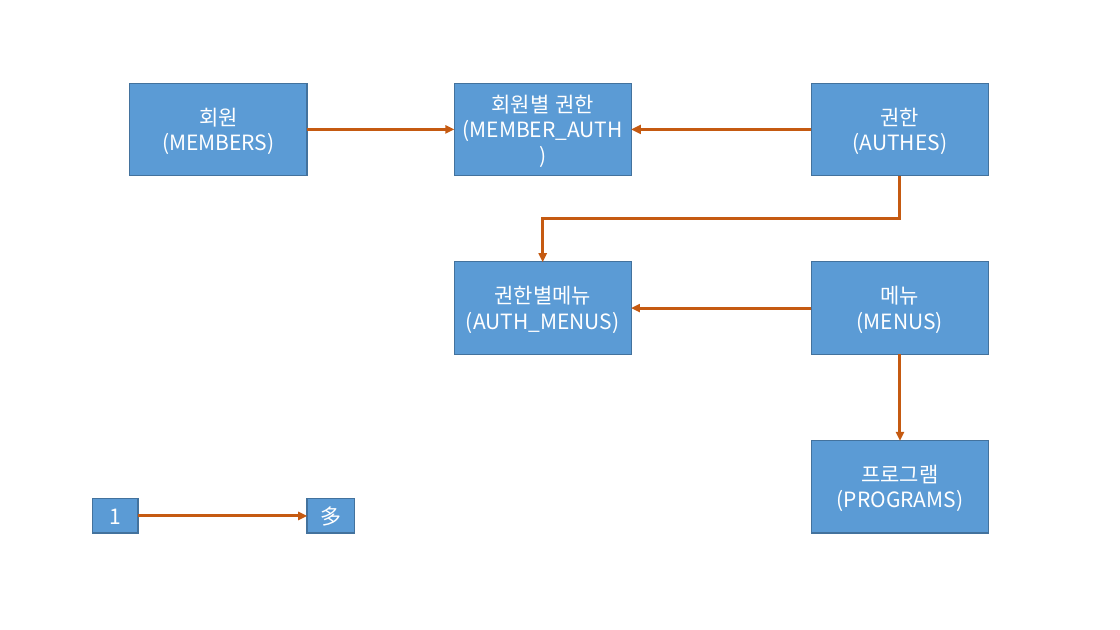
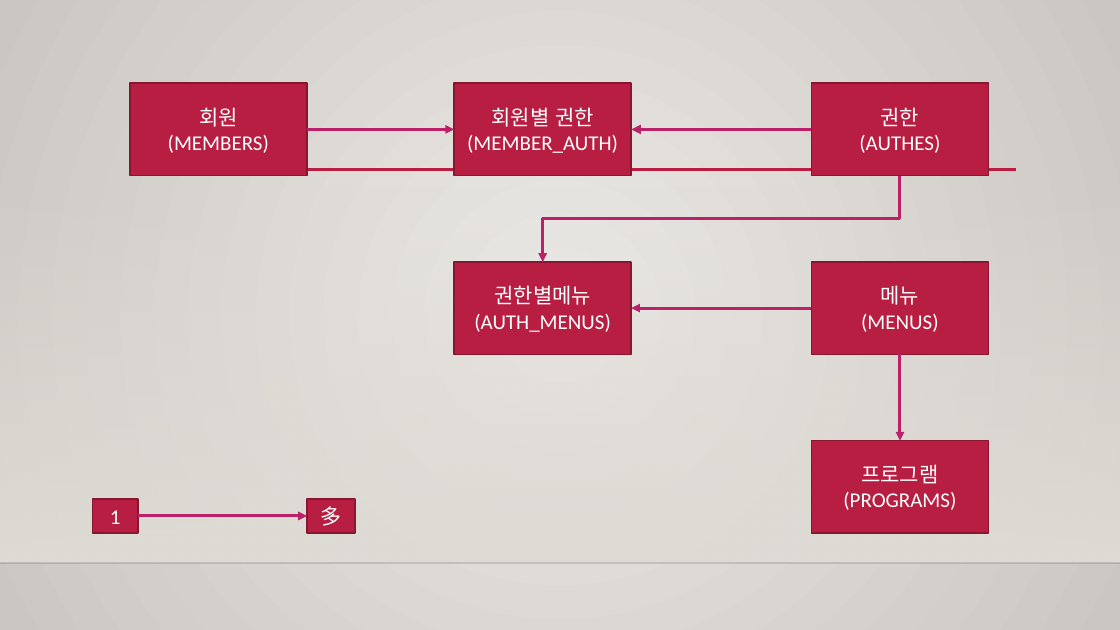
Before and after one commit to SniperDitto/save, a slide deck: slide 2 of 2022JAVA_YSH 1/자료 (1) (1)/권한관리 데이터베이스.pptx. Drawn at 1120x630 pixels with LibreOffice and Linux fonts; fonts in the diff are those of the drawing; background and template pictures are left out. Boxes give left, top, right and bottom in pixels: in the first picture for what was removed or moved away, otherwise in the second. Text is boxed around its words. In the diff, an @@ line names an element or a change of style, - is before the commit and + after.

```diff
--- a/2022JAVA_YSH 1/자료 (1) (1)/권한관리 데이터베이스.pptx
+++ b/2022JAVA_YSH 1/자료 (1) (1)/권한관리 데이터베이스.pptx
@@ background #FFFFFF to gradient #ECEAE7 to #CAC7C1 @@
@@ arrow (307, 129) - (455, 129): stroke #C55A11 2.5 pt to #BA2169 2.5 pt @@
@@ arrow (812, 129) - (632, 129): stroke #C55A11 2.75 pt to #BA2169 2.75 pt @@
@@ line added from (134, 170) to (1017, 170), #B71E42 2.5 pt @@
@@ elbow arrow (900, 176) - (543, 262): stroke #C55A11 2.5 pt to #BA2169 2.5 pt @@
@@ rectangle added at [0,186,1120,563], fill gradient #DFDBD5 @@
@@ arrow (812, 308) - (632, 308): stroke #C55A11 2.5 pt to #BA2169 2.5 pt @@
@@ arrow (900, 355) - (900, 441): stroke #C55A11 2.5 pt to #BA2169 2.5 pt @@
@@ font Noto Sans CJK KR to Calibri; fill #5B9BD5 to #B71E42; outline #43739E 1 pt to #871631 1.25 pt in 8 elements at [130,83,308,176], [812,83,989,176], [812,262,989,355], [812,441,989,534], [455,83,632,176], [455,262,632,355], [92,499,138,534], [307,499,355,534] @@
@@ arrow (138, 516) - (307, 516): stroke #C55A11 2.5 pt to #BA2169 2.5 pt @@
@@ line added from (0, 563) to (1120, 563), #000001 1 pt @@
```
Also in this commit, not shown: 12 other slides changed, 3 slides removed, 8 other files.
